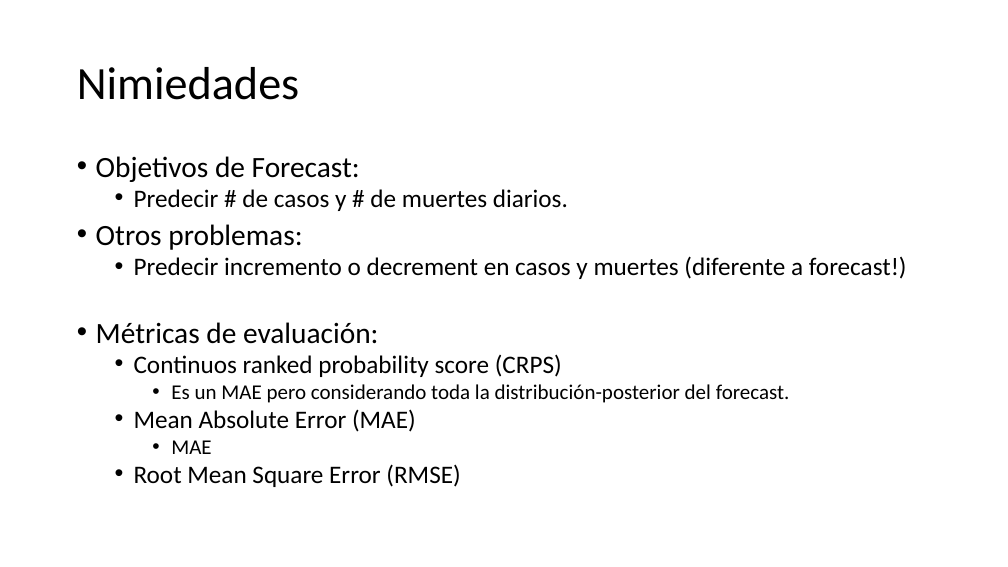
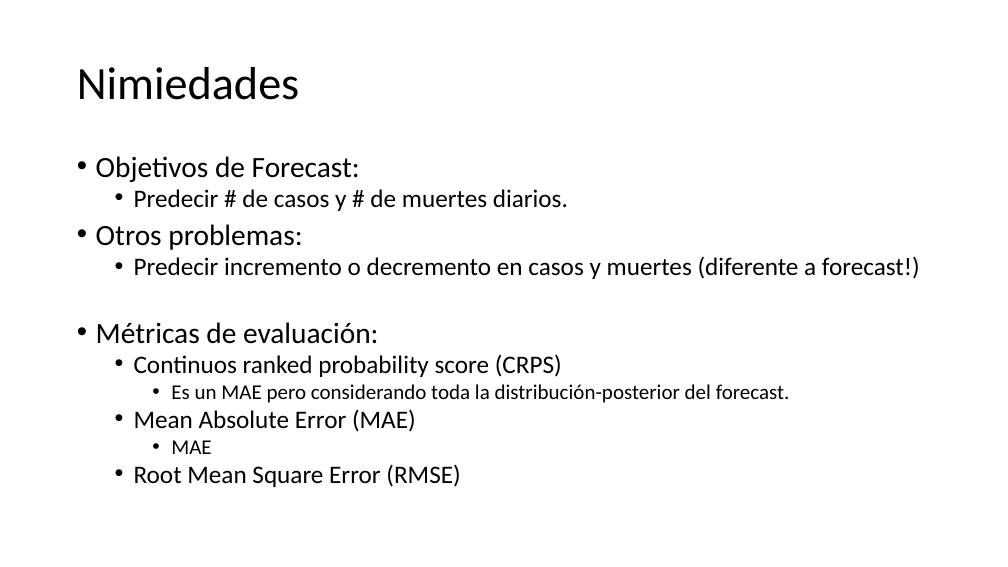
Before and after one commit to biomac-lab/covid19_forecast, a slide deck: slide 2 of figures_eval/pres.pptx. Drawn at 1008x567 pixels with LibreOffice and Linux fonts; fonts in the diff are those of the drawing. Boxes give left, top, right and bottom in pixels: in the first picture for what was removed or moved away, otherwise in the second. Text is boxed around its words. In the diff, an @@ line names an element or a change of style, - is before the commit and + after.

```diff
--- a/figures_eval/pres.pptx
+++ b/figures_eval/pres.pptx
@@ text at [134,256,920,279]: text changed @@
-  • Predecir incremento o decrement en casos y muertes (diferente a forecast!)
+  • Predecir incremento o decremento en casos y muertes (diferente a forecast!)
```
Also in this commit, not shown: 1 other slide changed, 16 other files.
